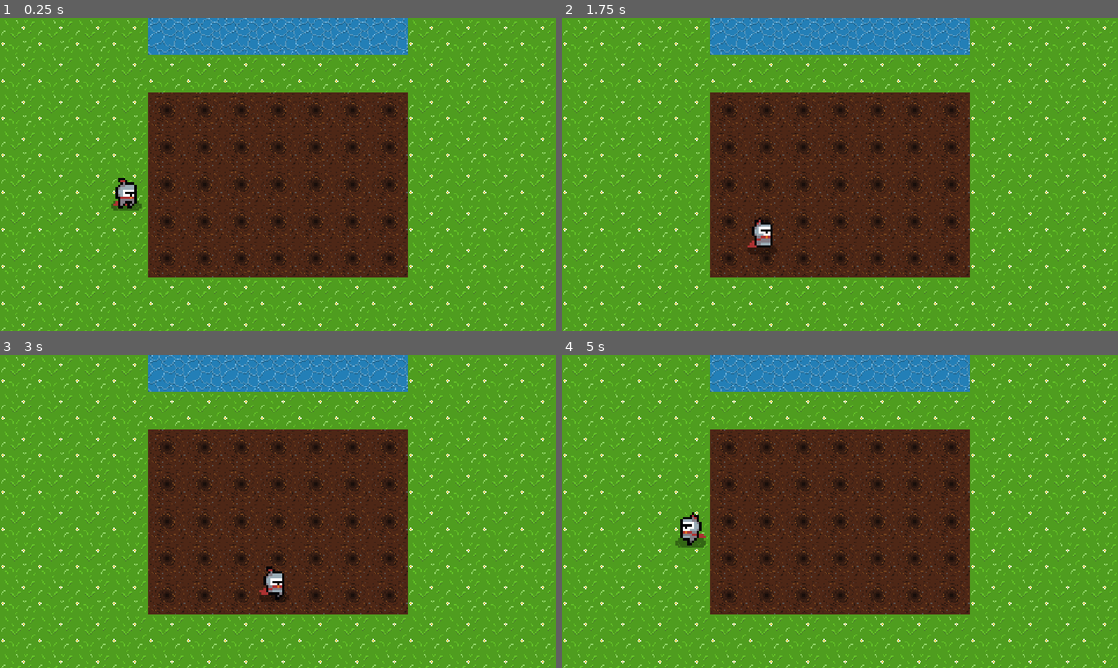
Above: before the commit, frames 1-4 (two rows, left to right).
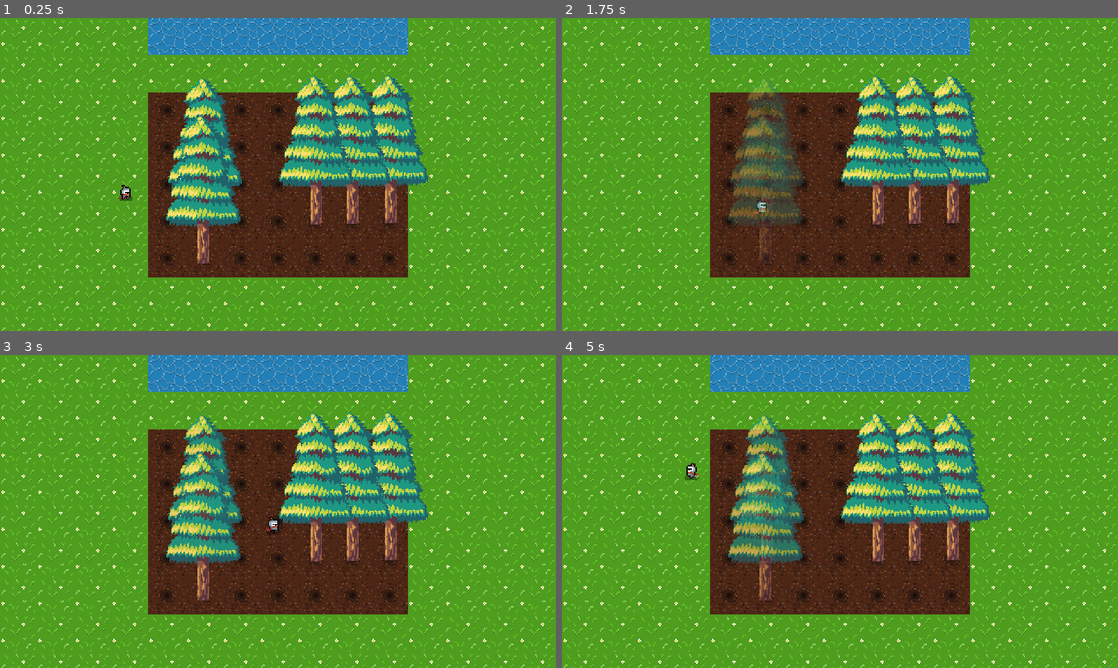
Above: after the commit, the same moments.

Repository: dev-cyprium/gd_climate_change
Game: Godot game, scene res://Scenes/Game.tscn
Two runs of this game, one before a commit and one after it. Both use one fixed random seed, a clock stepped at 60 frames per second and the inputs below.
Inputs:
- Up to frame 1 (0.25 s): no input
- Up to frame 2 (1.75 s): hold Right (ui_right) 0.53-1.28 s; hold Down (ui_down) from 1.28 s (still down)
- Up to frame 3 (3 s): release Down (ui_down) at 2.03 s; hold Right (ui_right) 2.03-2.78 s; hold Up (ui_up) from 2.78 s (still down)
- Up to frame 4 (5 s): release Up (ui_up) at 3.53 s; hold Left (ui_left) from 3.53 s (still down)

The runs differ from the first frame. In frame 1, 13% of the frame differs, in the area x 20-77%, y 18-79%; in frame 2, 12%; in frame 3, 13%; in frame 4, 13%.

Commit message:
add trees in the game

Diff:
--- a/Player/Player.tscn
+++ b/Player/Player.tscn
@@ -63,11 +63,12 @@
 }
 
 [sub_resource type="RectangleShape2D" id=3]
-extents = Vector2( 7.46721, 9.14881 )
+extents = Vector2( 3.92195, 2.60054 )
 
-[node name="Player" type="KinematicBody2D"]
+[node name="Player" type="KinematicBody2D" groups=[
+"fader",
+]]
 position = Vector2( -0.297302, 0 )
-scale = Vector2( 2, 2 )
 script = ExtResource( 2 )
 __meta__ = {
 "_edit_group_": true
@@ -83,5 +84,5 @@
 anims/Running = SubResource( 2 )
 
 [node name="CollisionShape2D" type="CollisionShape2D" parent="."]
-position = Vector2( 0, 0.883884 )
+position = Vector2( 0.668924, 4.11704 )
 shape = SubResource( 3 )
--- a/Scenes/Game.tscn
+++ b/Scenes/Game.tscn
@@ -1,9 +1,12 @@
-[gd_scene load_steps=3 format=2]
+[gd_scene load_steps=4 format=2]
 
 [ext_resource path="res://Player/Player.tscn" type="PackedScene" id=1]
 [ext_resource path="res://Background/background.tres" type="TileSet" id=2]
+[ext_resource path="res://Trees/Default/Default.tscn" type="PackedScene" id=3]
 
-[node name="Background" type="TileMap"]
+[node name="Game" type="Node"]
+
+[node name="Background" type="TileMap" parent="."]
 tile_set = ExtResource( 2 )
 cell_size = Vector2( 32, 32 )
 format = 1
@@ -11,3 +14,21 @@
 
 [node name="Player" parent="." instance=ExtResource( 1 )]
 position = Vector2( 108, 150 )
+
+[node name="YSort" type="YSort" parent="."]
+position = Vector2( 145.676, 18.5406 )
+
+[node name="Tree" parent="YSort" instance=ExtResource( 3 )]
+position = Vector2( 31.254, 96.8457 )
+
+[node name="Tree2" parent="YSort" instance=ExtResource( 3 )]
+position = Vector2( 127.395, 95.3749 )
+
+[node name="Tree3" parent="YSort" instance=ExtResource( 3 )]
+position = Vector2( 158.862, 95.0213 )
+
+[node name="Tree4" parent="YSort" instance=ExtResource( 3 )]
+position = Vector2( 191.742, 94.6677 )
+
+[node name="Tree5" parent="YSort" instance=ExtResource( 3 )]
+position = Vector2( 29.827, 129.464 )
--- /dev/null
+++ b/Trees/Default/Default.tscn
@@ -0,0 +1,51 @@
+[gd_scene load_steps=6 format=2]
+
+[ext_resource path="res://Trees/Default/default.png" type="Texture" id=1]
+[ext_resource path="res://Trees/Default/DefaultTree.gd" type="Script" id=2]
+
+[sub_resource type="RectangleShape2D" id=1]
+extents = Vector2( 5.30878, 4.45651 )
+
+[sub_resource type="RectangleShape2D" id=2]
+extents = Vector2( 32.7719, 59.5696 )
+
+[sub_resource type="Animation" id=3]
+resource_name = "Fade"
+length = 0.5
+tracks/0/type = "value"
+tracks/0/path = NodePath("Sprite:modulate")
+tracks/0/interp = 1
+tracks/0/loop_wrap = true
+tracks/0/imported = false
+tracks/0/enabled = true
+tracks/0/keys = {
+"times": PoolRealArray( 0, 0.5 ),
+"transitions": PoolRealArray( 1, 1 ),
+"update": 0,
+"values": [ Color( 1, 1, 1, 1 ), Color( 1, 1, 1, 0.27451 ) ]
+}
+
+[node name="Tree" type="KinematicBody2D"]
+script = ExtResource( 2 )
+__meta__ = {
+"_edit_group_": true
+}
+
+[node name="Sprite" type="Sprite" parent="."]
+texture = ExtResource( 1 )
+
+[node name="Trunk" type="CollisionShape2D" parent="."]
+position = Vector2( -0.102165, 59.6334 )
+shape = SubResource( 1 )
+
+[node name="Area2D" type="Area2D" parent="."]
+
+[node name="Fader" type="CollisionShape2D" parent="Area2D"]
+position = Vector2( 0.095665, -4.41662 )
+shape = SubResource( 2 )
+
+[node name="Animator" type="AnimationPlayer" parent="."]
+anims/Fade = SubResource( 3 )
+[connection signal="area_entered" from="Area2D" to="." method="_on_Area2D_area_entered"]
+[connection signal="body_entered" from="Area2D" to="." method="_on_Area2D_body_entered"]
+[connection signal="body_exited" from="Area2D" to="." method="_on_Area2D_body_exited"]
--- /dev/null
+++ b/Trees/Default/DefaultTree.gd
@@ -0,0 +1,11 @@
+extends KinematicBody2D
+
+
+func _on_Area2D_body_entered(body):
+	if body.is_in_group("fader"):
+		$Animator.play("Fade")
+
+
+func _on_Area2D_body_exited(body):
+	if body.is_in_group("fader"):
+		$Animator.play_backwards("Fade")
Binary file added: Trees/Default/default.png
Not shown, added: Trees/Default/default.png.import
